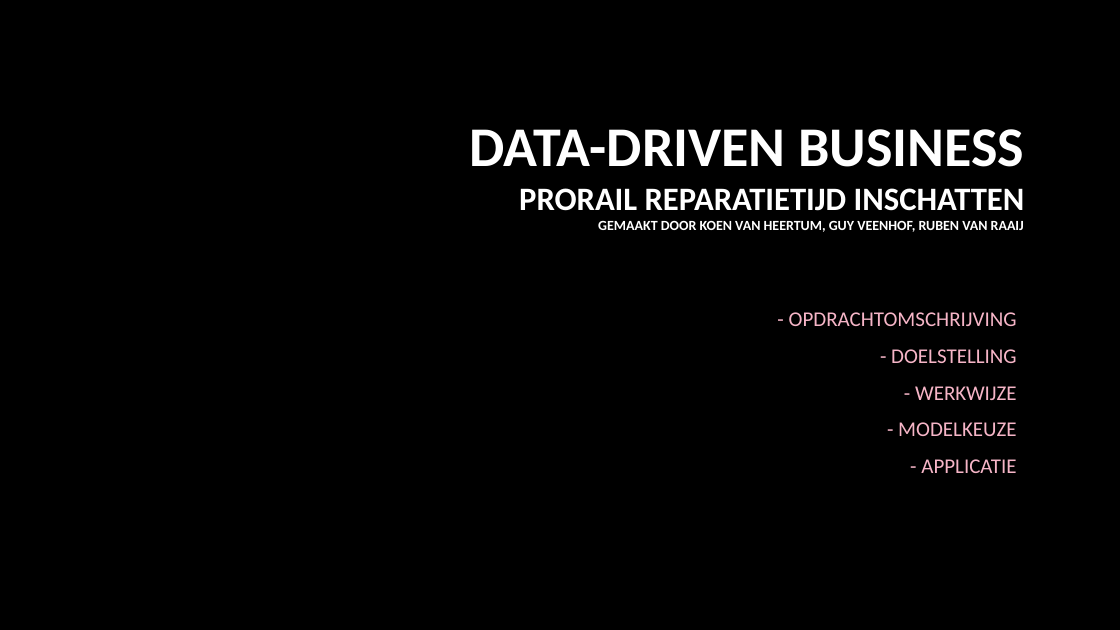
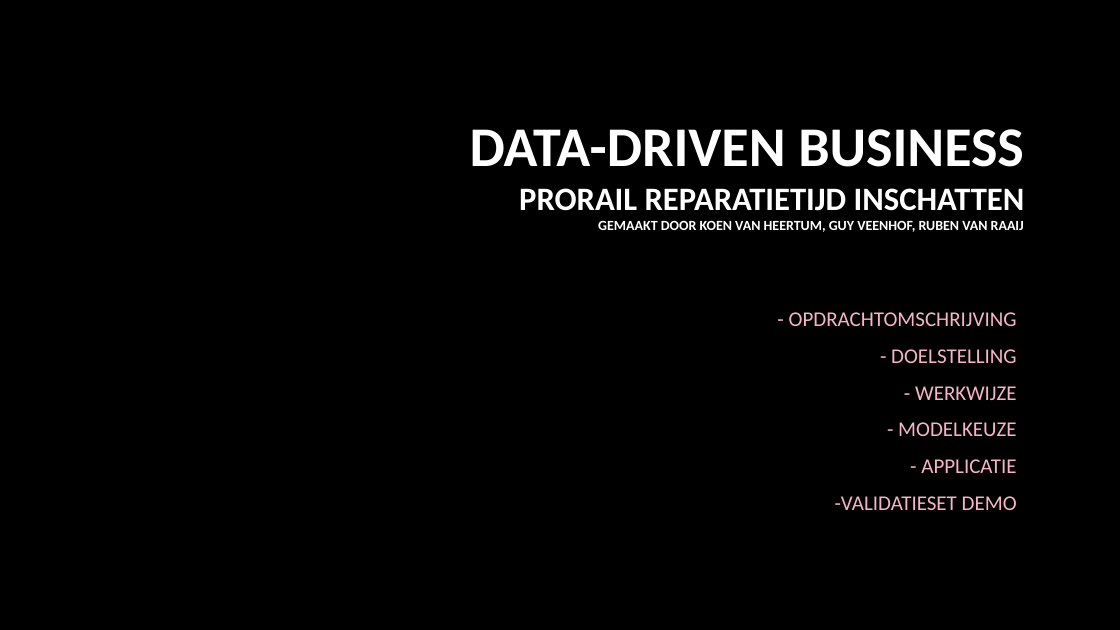
Before and after one commit to GameModes/Data-driven_business_group3, a slide deck: slide 1 of DDB-Groep3-Presentatie.pptx. Drawn at 1120x630 pixels with LibreOffice and Linux fonts; fonts in the diff are those of the drawing; background and template pictures are left out. Boxes give left, top, right and bottom in pixels: in the first picture for what was removed or moved away, otherwise in the second. Text is boxed around its words. In the diff, an @@ line names an element or a change of style, - is before the commit and + after.

```diff
--- a/DDB-Groep3-Presentatie.pptx
+++ b/DDB-Groep3-Presentatie.pptx
@@ subtitle at [835, 496, 1017, 510]: paragraph added @@
+-VALIDATIESET DEMO
```
Also in this commit, not shown: 1 other slide changed, 1 slide added, 4 slides removed.
